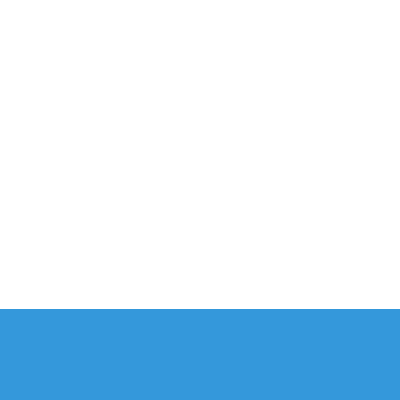
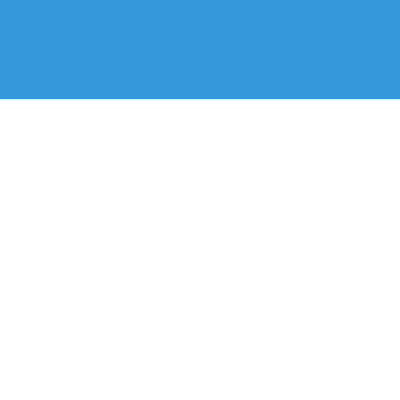
Two versions of the same layered image (400×400). Layer-by-layer changes:
painted on "Rectangle 3" over [0, 309, 400, 400]
painted on "Rectangle 2" over [0, 0, 400, 400]
